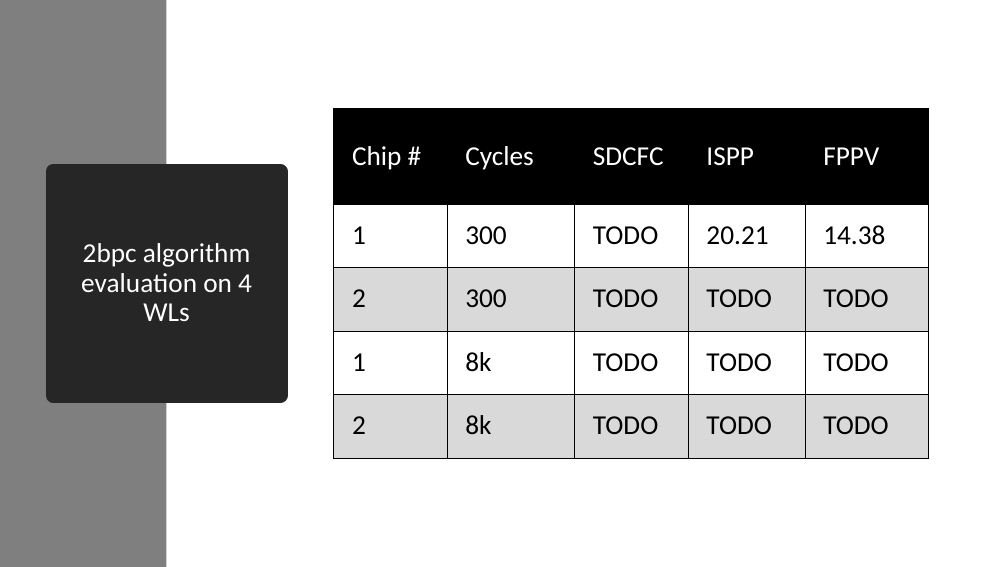
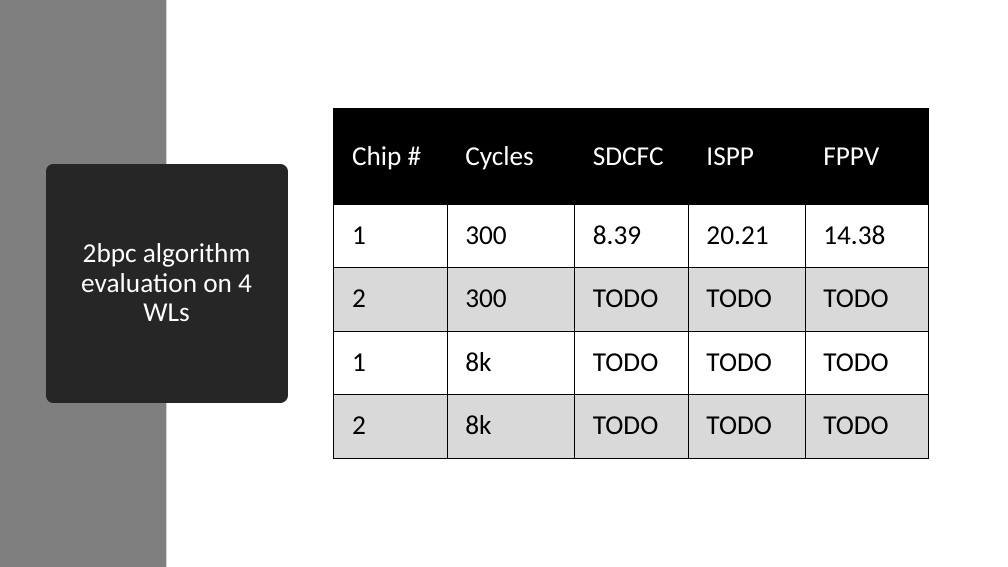
Before and after one commit to akashlevy/RRAM-RADAR-Tuning, a slide deck: slide 25 of presentations/Updates 8-4-20.pptx. Drawn at 1008x567 pixels with LibreOffice and Linux fonts; fonts in the diff are those of the drawing. Boxes give left, top, right and bottom in pixels: in the first picture for what was removed or moved away, otherwise in the second. Text is boxed around its words. In the diff, an @@ line names an element or a change of style, - is before the commit and + after.

```diff
--- a/presentations/Updates 8-4-20.pptx
+++ b/presentations/Updates 8-4-20.pptx
@@ table at [334,109,929,458] @@
-row 2, column 3: TODO
+row 2, column 3: 8.39
```
Also in this commit, not shown: 4 other slides changed, 44 other files.
